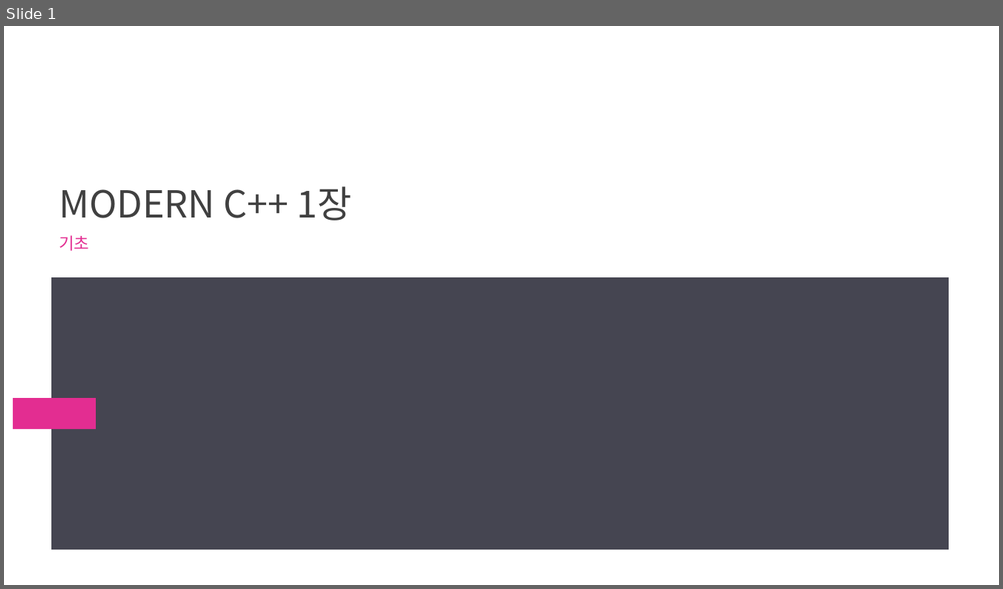
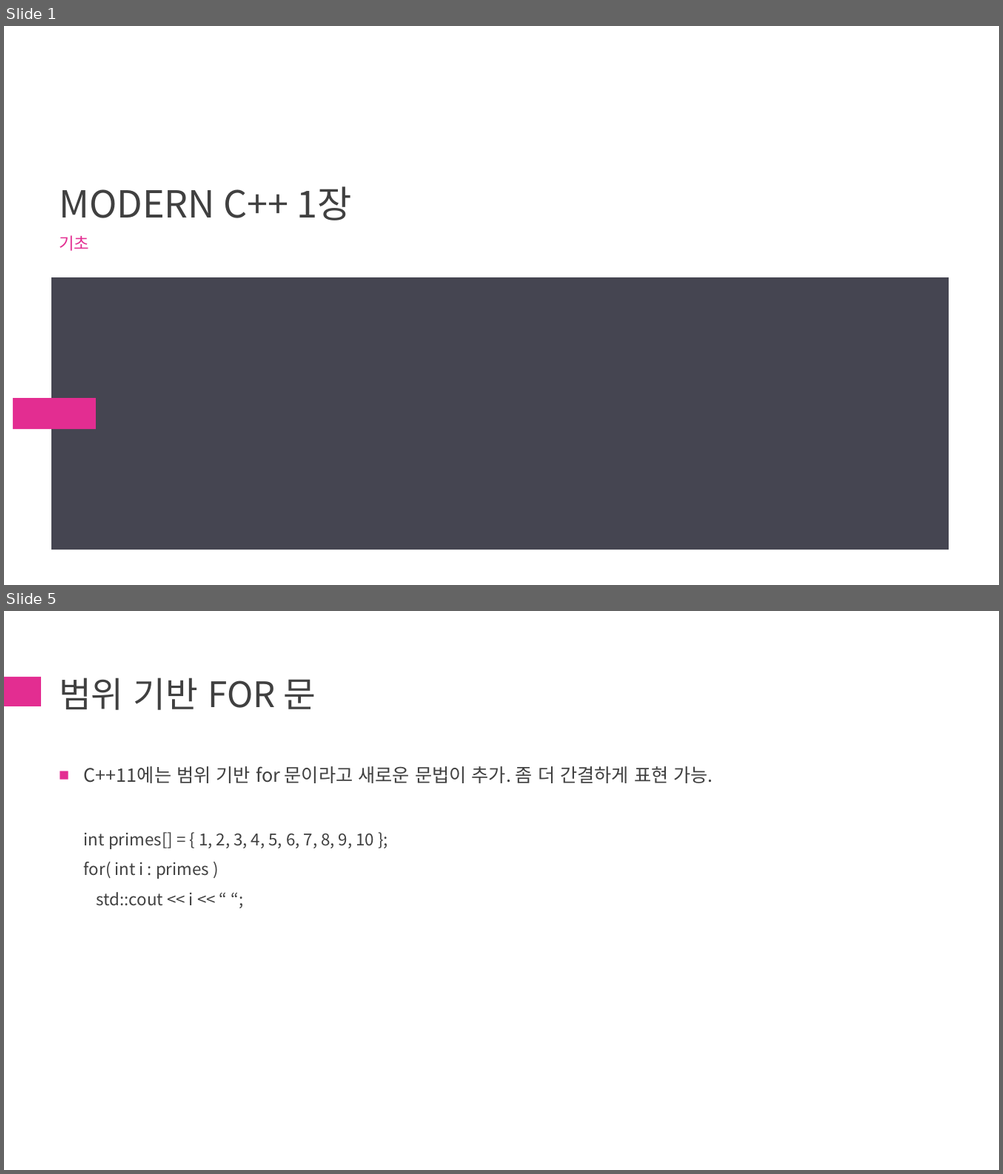
Before and after one commit to chaehanbyul/ModernCpp, a slide deck: 1st/[ModernCpp]1st.pptx. Shown one above the other, each under a label of ours: slide 1 before the commit, slides 1 and 5 after it; the slides between them are not shown. The pictures are 1003x589 and 1003x1174 pixels, drawn with LibreOffice and Linux fonts; fonts in the diff are those of the drawing. Boxes give left, top, right and bottom in pixels: in the first picture for what was removed or moved away, otherwise in the second. Text is boxed around its words. In the diff, an @@ line names an element or a change of style, - is before the commit and + after.

```diff
--- a/1st/[ModernCpp]1st.pptx
+++ b/1st/[ModernCpp]1st.pptx
@@ slide 5 added at bbox=[4, 611, 999, 1170], background #FFFFFF @@
@@ rectangle added at bbox=[4, 677, 41, 706], fill #E32D91 @@
@@ title added at bbox=[59, 678, 316, 710], 34 pt, text #404040 @@
+범위 기반 FOR 문
@@ text added at bbox=[84, 766, 712, 906], 16 pt, text #404040 @@
+■ C++11에는 범위 기반 for 문이라고 새로운 문법이 추가. 좀 더 간결하게 표현 가능.
+  int primes[] = { 1, 2, 3, 4, 5, 6, 7, 8, 9, 10 };
+  for( int i : primes )
+  std::cout << i << “ “;
```
Also in this commit, not shown: 1 slide changed, 4 other slides added, 1 slide removed, 4 other files.
